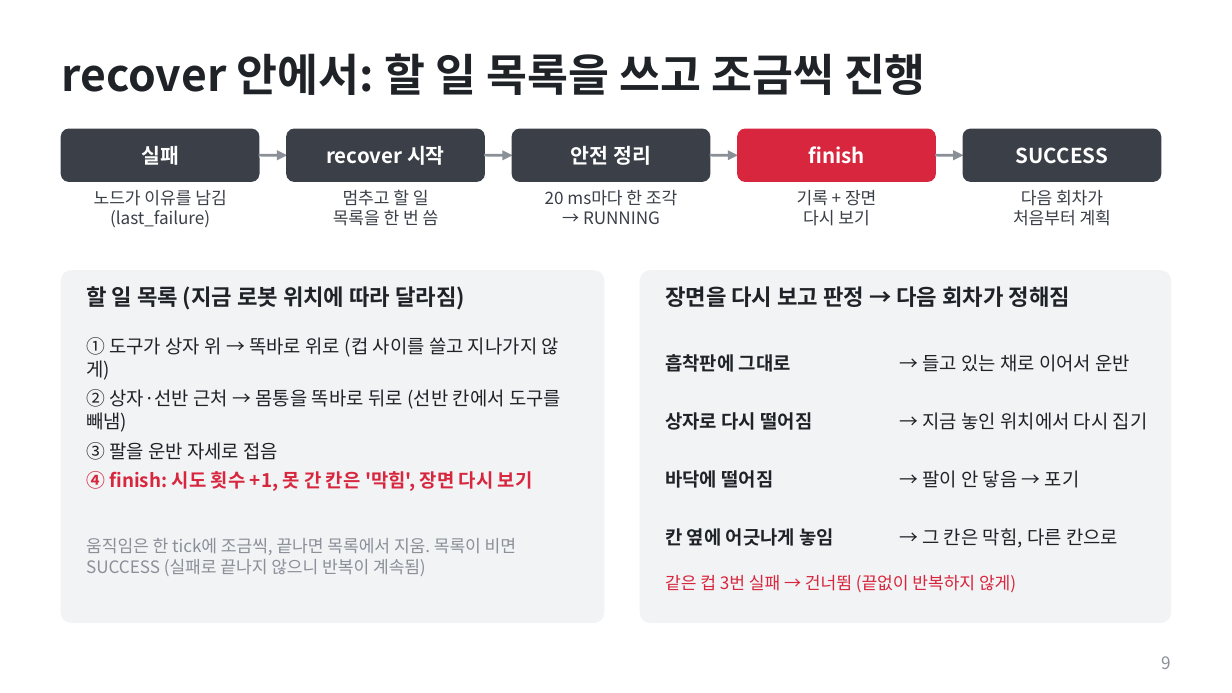
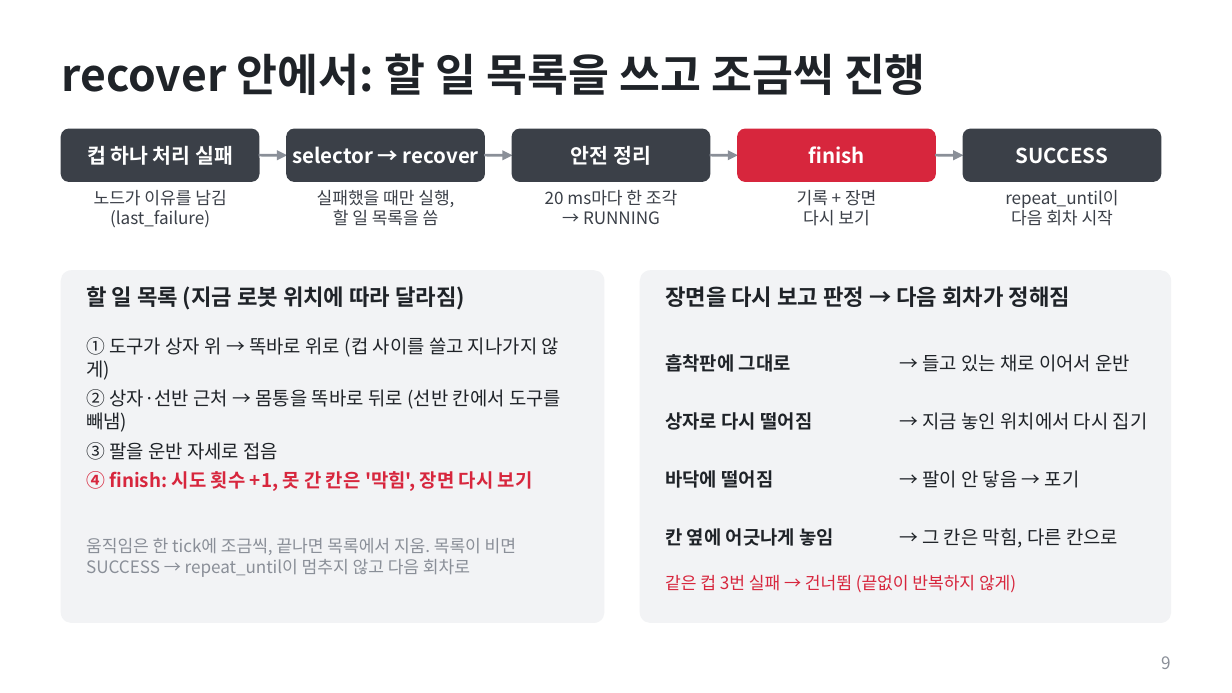
Before and after one commit to hayoung0Lee/cupramen, a slide deck: slide 9 of presentation/cupramen_deck.pptx. Drawn at 1232x693 pixels with LibreOffice and Linux fonts; fonts in the diff are those of the drawing. Boxes give left, top, right and bottom in pixels: in the first picture for what was removed or moved away, otherwise in the second. Text is boxed around its words. In the diff, an @@ line names an element or a change of style, - is before the commit and + after.

```diff
--- a/presentation/cupramen_deck.pptx
+++ b/presentation/cupramen_deck.pptx
@@ text at <box>87,145,233,165</box>: text changed @@
-실패
+컵 하나 처리 실패
@@ text at <box>292,146,479,164</box>: text changed @@
-recover 시작
+selector → recover
@@ text at <box>317,190,454,226</box>: text changed @@
-멈추고 할 일
-목록을 한 번 씀
+실패했을 때만 실행,
+할 일 목록을 씀
@@ text at <box>1005,190,1118,226</box>: text changed @@
-다음 회차가
-처음부터 계획
+repeat_until이
+다음 회차 시작
@@ text at <box>86,538,516,577</box>: text changed @@
-움직임은 한 tick에 조금씩, 끝나면 목록에서 지움. 목록이 비면 SUCCESS (실패로 끝나지 않으니 반복이 계속됨)
+움직임은 한 tick에 조금씩, 끝나면 목록에서 지움. 목록이 비면 SUCCESS → repeat_until이 멈추지 않고 다음 회차로
```
Also in this commit, not shown: 1 other file.
